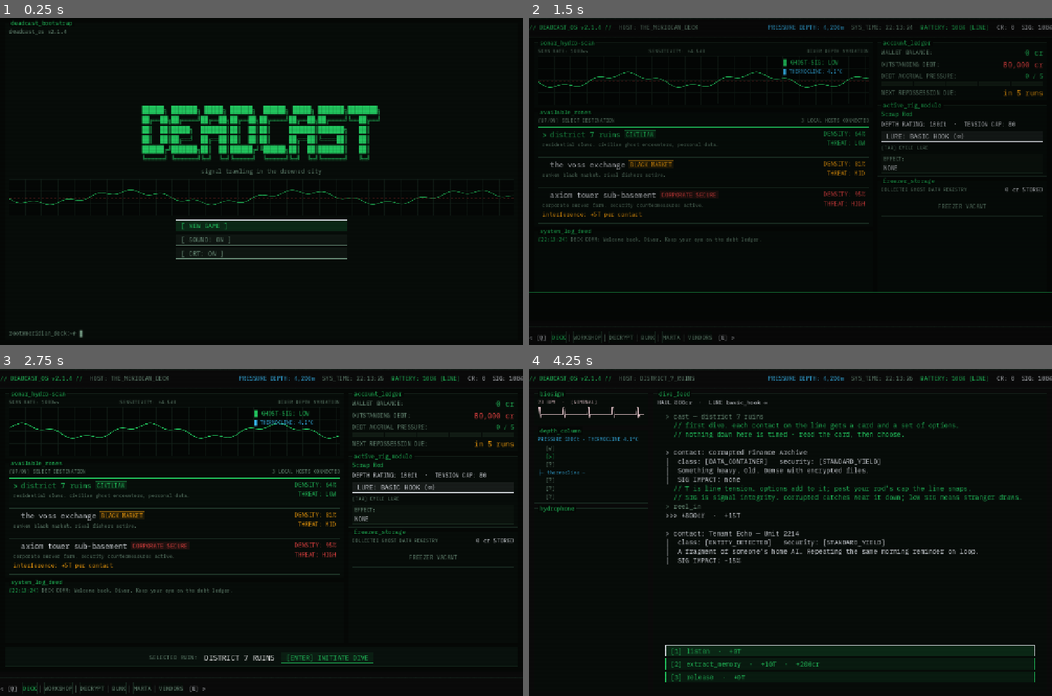
Above: before the commit, frames 1-4 (two rows, left to right).
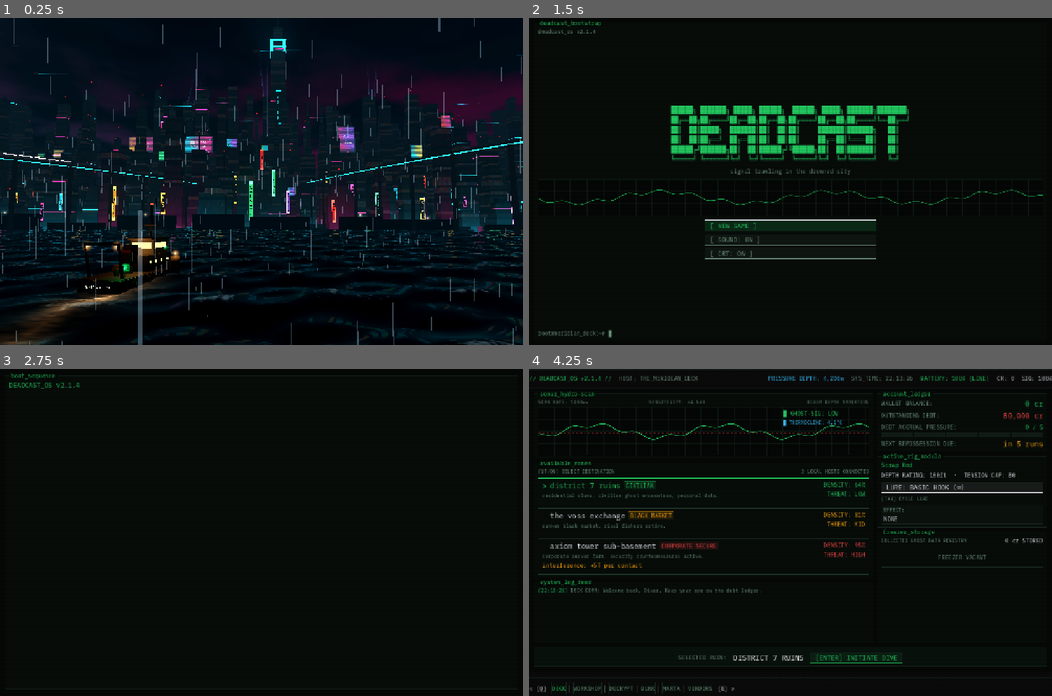
Above: after the commit, the same moments.

Repository: Teeohbee/deadcast
Game: Godot game, scene res://scenes/title_skyline/SkylineTitle.tscn
The game is run twice, just before and just after one commit, with the same random seed, the same clock (stepped at 60 frames per second) and the same inputs. Before the commit the project starts from res://scenes/title_screen/TitleScreen.tscn.
Inputs (mouse positions are in pixels of both pictures, inside the frame that each line leads up to):
- Up to frame 1 (0.25 s): no input
- Up to frame 2 (1.5 s): click (790, 227) at 0.5 s, where only the run before the commit has a clickable "[ NEW GAME ]"; tap Enter (ui_accept) at 1.25 s; move the mouse to (905, 165) at 1.27 s; hold Enter (ui_accept) from 1.28 s (still down); click (905, 165) at 1.42 s
- Up to frame 3 (2.75 s): release Enter (ui_accept) at 2 s; click (261, 578) at 2 s, where only the run after the commit has a clickable "[ NEW GAME ]"
- Up to frame 4 (4.25 s): click (858, 656) at 2.75 s, where only the run before the commit has a clickable "[ENTER] INITIATE DIVE"; click (848, 650) at 3.5 s, where only the run before the commit has a clickable "[1] reel_in · +15T · +800cr"

The runs differ from the first frame. In frame 1, 31% of the frame differs, in the area x 0-100%, y 0-100%; in frame 2, 12%; in frame 3, 7.4%; in frame 4, 11%.

Commit message:
feat: make the skyline the title screen
The game launches into the Sump in the rain with the DEADCAST wordmark
and tagline fading in over the city and a blinking device-aware PRESS
prompt. The camera sways slowly while it waits. A fades the title and
pushes the camera along a curve until the deck terminal's 16:9 screen
fills the frame, then goes to the terminal title. A during the push
skips straight there.

Diff:
--- a/project.godot
+++ b/project.godot
@@ -15,7 +15,7 @@
 [application]
 
 config/name="deadcast"
-run/main_scene="res://scenes/title_screen/TitleScreen.tscn"
+run/main_scene="res://scenes/title_skyline/SkylineTitle.tscn"
 config/features=PackedStringArray("4.7", "GL Compatibility")
 
 [autoload]
--- a/scenes/intro/MeridianBoat.gd
+++ b/scenes/intro/MeridianBoat.gd
@@ -12,6 +12,8 @@
 const TERMINAL_GREEN := Color(0.13, 0.9, 0.4)
 const NAV_RED := Color(1.0, 0.1, 0.08)
 const NAV_GREEN := Color(0.1, 1.0, 0.3)
+# 16:9 so a camera filling the frame with it matches the full-screen title.
+const SCREEN_SIZE := Vector2(1.0, 0.5625)
 const SIGN_FONT := preload("res://fonts/IBMPlexMono-Regular.otf")
 const TERMINAL_SCREEN_SHADER := preload("res://scenes/intro/terminal_screen.gdshader")
 
@@ -34,6 +36,9 @@
 
 func terminal_screen_position() -> Vector3:
 	return _terminal_screen.global_position
+
+func terminal_screen_transform() -> Transform3D:
+	return _terminal_screen.global_transform
 
 func _build_hull(hull_paint: Material, rust_band: Material, trim_paint: Material, dark_metal: Material) -> void:
 	# Main hull runs from the stern (z = +10) to where the bow starts (z = -7).
@@ -158,7 +163,7 @@
 	IntroBuild.add_box(head, Vector3(1.2, 0.85, 0.45), Vector3.ZERO, trim_paint)
 	IntroBuild.add_box(head, Vector3(1.3, 0.08, 0.7), Vector3(0, 0.48, 0.1), dark_metal)
 	var screen_quad := QuadMesh.new()
-	screen_quad.size = Vector2(1.0, 0.66)
+	screen_quad.size = SCREEN_SIZE
 	var screen_material := ShaderMaterial.new()
 	screen_material.shader = TERMINAL_SCREEN_SHADER
 	_terminal_screen = MeshInstance3D.new()
--- a/scenes/intro/SkylineShot.gd
+++ b/scenes/intro/SkylineShot.gd
@@ -1,16 +1,17 @@
 # scenes/intro/SkylineShot.gd
 # Drowned Skyline: the Sump at night in a storm, built from boxes and glowing
 # quads. Everything comes from a fixed seed so the city looks the same on
-# every launch. The Meridian rides the swell in the foreground, and the
-# camera drifts in towards the green terminal on its aft deck.
+# every launch. The Meridian rides the swell in the foreground. The camera
+# idles on the wide shot, then pushes in until the green terminal on the
+# aft deck fills the frame.
 class_name SkylineShot
 extends Node3D
 
-signal drift_finished
+signal push_finished
 
 const CITY_SEED := 7
-const DRIFT_SECONDS := 6.0
 const CAMERA_START := Vector3(16.0, 10.0, 26.0)
+const CAMERA_FOV := 52.0
 const CITY_LOOK_TARGET := Vector3(0.0, 80.0, -600.0)
 const MERIDIAN_POSITION := Vector3(-6.0, 0.0, -32.0)
 const MERIDIAN_HEADING_DEGREES := -14.0
@@ -61,8 +62,9 @@
 var _beams: Array[Dictionary] = []
 var _blinkers: Array[MeshInstance3D] = []
 var _elapsed := 0.0
-var _camera_end := Vector3.ZERO
-var _terminal_target := Vector3.ZERO
+# 0 while idling on the wide shot, rising to 1 as the camera reaches the screen.
+var _push_progress := 0.0
+var _push_from := Transform3D.IDENTITY
 
 func _ready() -> void:
 	_random.seed = CITY_SEED
@@ -89,16 +91,22 @@
 	_build_rain()
 	_build_camera()
 
-func start_drift() -> void:
+func push_to_terminal(seconds: float) -> void:
+	_push_from = camera.global_transform
 	var tween := create_tween()
 	tween.set_trans(Tween.TRANS_SINE).set_ease(Tween.EASE_IN_OUT)
-	tween.tween_method(_move_along_drift, 0.0, 1.0, DRIFT_SECONDS)
-	tween.tween_callback(drift_finished.emit)
+	tween.tween_method(set_push_progress, 0.0, 1.0, seconds)
+	tween.tween_callback(push_finished.emit)
+
+func set_push_progress(progress: float) -> void:
+	_push_progress = progress
+	_place_camera()
 
 func _process(delta: float) -> void:
 	_elapsed += delta
 	_water_material.set_shader_parameter("wave_time", _elapsed)
 	_ride_the_swell()
+	_place_camera()
 	meridian.radar.rotation.y += delta * 1.8
 	for car in _flying_cars:
 		var node: Node3D = car.node
@@ -594,21 +602,49 @@
 
 func _build_camera() -> void:
 	camera = Camera3D.new()
-	camera.fov = 52.0
+	camera.fov = CAMERA_FOV
+	camera.near = 0.05
 	camera.far = 3000.0
 	add_child(camera)
 	camera.make_current()
-	# The drift ends off the starboard quarter, looking down at the deck terminal.
-	_terminal_target = meridian.terminal_screen_position()
+	_place_camera()
+	_push_from = camera.global_transform
+
+func _place_camera() -> void:
+	if _push_progress <= 0.0:
+		_place_idle_camera()
+	else:
+		_place_pushing_camera(_push_progress)
+
+# A slow sway over the water so the title never looks frozen.
+func _place_idle_camera() -> void:
+	camera.position = CAMERA_START + Vector3(sin(_elapsed * 0.05) * 4.0, sin(_elapsed * 0.09) * 0.8, cos(_elapsed * 0.05) * 2.0 - 2.0)
+	camera.look_at(CITY_LOOK_TARGET + Vector3(sin(_elapsed * 0.04) * 20.0, 0.0, 0.0))
+
+# Curve from wherever the idle camera was, past the starboard quarter, to
+# square in front of the screen. The end point follows the boat as it rolls,
+# so the screen lands exactly filling the frame.
+func _place_pushing_camera(progress: float) -> void:
+	var screen := meridian.terminal_screen_transform()
+	var screen_normal := screen.basis.z.normalized()
+	var end_origin := screen.origin + screen_normal * screen_fill_distance()
 	var anchor_basis: Basis = (meridian.get_parent() as Node3D).global_transform.basis
-	_camera_end = _terminal_target + anchor_basis.z * 5.0 + anchor_basis.x * 6.5 + Vector3(0.0, 2.6, 0.0)
-	_move_along_drift(0.0)
-
-# Start wide on the city across the water, end close on the deck terminal.
-func _move_along_drift(progress: float) -> void:
-	camera.position = CAMERA_START.lerp(_camera_end, progress)
-	var target := CITY_LOOK_TARGET.lerp(_terminal_target, smoothstep(0.3, 1.0, progress))
-	camera.look_at(target)
+	var waypoint := screen.origin + anchor_basis.z * 5.0 + anchor_basis.x * 6.5 + Vector3(0.0, 2.6, 0.0)
+	var start_origin := _push_from.origin
+	var along := 1.0 - progress
+	camera.global_position = start_origin * along * along + waypoint * 2.0 * along * progress + end_origin * progress * progress
+	# Turn from the city to the screen early, then square up to it at the end.
+	var start_rotation := _push_from.basis.get_rotation_quaternion()
+	var facing_screen := Basis.looking_at(screen.origin - camera.global_position, Vector3.UP).get_rotation_quaternion()
+	var square_on := screen.basis.orthonormalized().get_rotation_quaternion()
+	var rotation := start_rotation.slerp(facing_screen, smoothstep(0.0, 0.5, progress))
+	rotation = rotation.slerp(square_on, smoothstep(0.65, 1.0, progress))
+	camera.global_basis = Basis(rotation)
+
+# How far in front of the screen the camera sits for the screen to fill it.
+func screen_fill_distance() -> float:
+	var half_height := MeridianBoat.SCREEN_SIZE.y * 0.5
+	return half_height / tan(deg_to_rad(CAMERA_FOV * 0.5))
 
 # ------------------------------------------------------------------ materials
 
--- /dev/null
+++ b/scenes/title_skyline/SkylineTitle.gd
@@ -0,0 +1,141 @@
+# scenes/title_skyline/SkylineTitle.gd
+# The title screen: the Sump in the rain, the Meridian riding the swell, and
+# the wordmark fading in over the city to music. A fades the title and pushes
+# the camera into the terminal on the Meridian's deck, landing on the
+# terminal title (CONTINUE / NEW GAME). A again during the push skips it.
+class_name SkylineTitle
+extends Node
+
+enum State { FADING_IN, WAITING, PUSHING, LEAVING }
+
+const TERMINAL_TITLE := "res://scenes/title_screen/TitleScreen.tscn"
+const SKYLINE_SHOT := preload("res://scenes/intro/SkylineShot.tscn")
+const TERMINAL_TITLE_SCRIPT := preload("res://scenes/title_screen/TitleScreen.gd")
+
+const TITLE_DELAY_SECONDS := 1.2
+const TITLE_FADE_IN_SECONDS := 2.5
+const TITLE_FADE_OUT_SECONDS := 0.5
+const PUSH_SECONDS := 3.5
+const WORDMARK_FONT_SIZE := 22
+const PROMPT_BLINK_SECONDS := 1.1
+
+var state: State = State.FADING_IN
+var shot: SkylineShot
+var overlay: Control
+var wordmark_label: Label
+var tagline_label: Label
+var prompt_label: Label
+# Swapped out in tests so they can see where the title would go.
+var change_scene: Callable = func(path: String) -> void: get_tree().change_scene_to_file(path)
+
+var _title_tween: Tween
+
+func _ready() -> void:
+	shot = SKYLINE_SHOT.instantiate()
+	add_child(shot)
+	shot.push_finished.connect(_on_push_finished)
+	_build_overlay()
+	if not Input.get_connected_joypads().is_empty():
+		InputGlyphs.mode = InputGlyphs.Mode.PAD
+	InputGlyphs.device_changed.connect(func(_mode: int) -> void: refresh_prompt())
+	refresh_prompt()
+	Audio.set_ambience("title")
+	_fade_title_in()
+
+func refresh_prompt() -> void:
+	prompt_label.text = "PRESS %s" % InputGlyphs.glyph("accept")
+
+func _unhandled_input(event: InputEvent) -> void:
+	if not event.is_action_pressed("ui_accept"):
+		return
+	get_viewport().set_input_as_handled()
+	match state:
+		State.FADING_IN, State.WAITING:
+			_start_push()
+		State.PUSHING:
+			_leave()
+
+func _start_push() -> void:
+	state = State.PUSHING
+	if _title_tween:
+		_title_tween.kill()
+	_title_tween = create_tween()
+	_title_tween.tween_property(overlay, "modulate:a", 0.0, TITLE_FADE_OUT_SECONDS)
+	shot.push_to_terminal(PUSH_SECONDS)
+
+func _on_push_finished() -> void:
+	_leave()
+
+func _leave() -> void:
+	if state == State.LEAVING:
+		return
+	state = State.LEAVING
+	change_scene.call(TERMINAL_TITLE)
+
+func _fade_title_in() -> void:
+	overlay.modulate.a = 0.0
+	_title_tween = create_tween()
+	_title_tween.tween_interval(TITLE_DELAY_SECONDS)
+	_title_tween.tween_property(overlay, "modulate:a", 1.0, TITLE_FADE_IN_SECONDS)
+	_title_tween.tween_callback(_on_title_shown)
+
+func _on_title_shown() -> void:
+	if state == State.FADING_IN:
+		state = State.WAITING
+
+# Wordmark and tagline in the upper sky, the prompt low over the water.
+func _build_overlay() -> void:
+	var layer := CanvasLayer.new()
+	add_child(layer)
+	overlay = Control.new()
+	overlay.name = "TitleOverlay"
+	overlay.theme = DeckStyle.get_theme()
+	overlay.set_anchors_preset(Control.PRESET_FULL_RECT)
+	overlay.mouse_filter = Control.MOUSE_FILTER_IGNORE
+	layer.add_child(overlay)
+
+	var title_column := VBoxContainer.new()
+	title_column.set_anchors_preset(Control.PRESET_CENTER_TOP)
+	title_column.anchor_left = 0.0
+	title_column.anchor_right = 1.0
+	title_column.offset_top = 70.0
+	title_column.add_theme_constant_override("separation", 14)
+	overlay.add_child(title_column)
+
+	wordmark_label = Label.new()
+	wordmark_label.text = TERMINAL_TITLE_SCRIPT.WORDMARK
+	# Left-aligned lines, centred block, or the letters shear.
+	wordmark_label.horizontal_alignment = HORIZONTAL_ALIGNMENT_LEFT
+	wordmark_label.size_flags_horizontal = Control.SIZE_SHRINK_CENTER
+	DeckStyle.apply_label(wordmark_label, DeckStyle.GREEN, WORDMARK_FONT_SIZE)
+	_add_glow(wordmark_label, DeckStyle.GREEN)
+	title_column.add_child(wordmark_label)
+
+	tagline_label = Label.new()
+	tagline_label.text = TERMINAL_TITLE_SCRIPT.TAGLINE
+	tagline_label.horizontal_alignment = HORIZONTAL_ALIGNMENT_CENTER
+	DeckStyle.apply_label(tagline_label, DeckStyle.TEXT, DeckStyle.SIZE_BODY)
+	_add_glow(tagline_label, Color(0, 0, 0))
+	title_column.add_child(tagline_label)
+
+	prompt_label = Label.new()
+	prompt_label.set_anchors_preset(Control.PRESET_CENTER_BOTTOM)
+	prompt_label.anchor_left = 0.0
+	prompt_label.anchor_right = 1.0
+	prompt_label.offset_top = -90.0
+	prompt_label.offset_bottom = -60.0
+	prompt_label.horizontal_alignment = HORIZONTAL_ALIGNMENT_CENTER
+	DeckStyle.apply_label(prompt_label, DeckStyle.GREEN, DeckStyle.SIZE_BODY + 4)
+	_add_glow(prompt_label, Color(0, 0, 0))
+	overlay.add_child(prompt_label)
+	var blink := create_tween().set_loops()
+	blink.tween_property(prompt_label, "modulate:a", 0.25, PROMPT_BLINK_SECONDS)
+	blink.tween_property(prompt_label, "modulate:a", 1.0, PROMPT_BLINK_SECONDS)
+
+# A soft shadow behind the text: a glow for the wordmark, and a dark halo
+# for smaller text so it reads against the neon.
+func _add_glow(label: Label, colour: Color) -> void:
+	label.add_theme_color_override("font_shadow_color", Color(colour, 0.45))
+	label.add_theme_constant_override("shadow_offset_x", 0)
+	label.add_theme_constant_override("shadow_offset_y", 0)
+	label.add_theme_constant_override("shadow_outline_size", 10)
--- /dev/null
+++ b/scenes/title_skyline/SkylineTitle.tscn
@@ -0,0 +1,6 @@
+[gd_scene load_steps=2 format=3]
+
+[ext_resource type="Script" path="res://scenes/title_skyline/SkylineTitle.gd" id="1_title"]
+
+[node name="SkylineTitle" type="Node"]
+script = ExtResource("1_title")
--- /dev/null
+++ b/tests/test_skyline_title.gd
@@ -0,0 +1,84 @@
+extends GutTest
+
+# The skyline title: the city in the rain, the wordmark over it, and A to
+# push in to the terminal. These tests check the flow, not the look.
+
+const SCENE := preload("res://scenes/title_skyline/SkylineTitle.tscn")
+const TERMINAL_TITLE := "res://scenes/title_screen/TitleScreen.tscn"
+
+var _requested_scenes: Array[String] = []
+var _previous_glyph_mode: int
+
+func before_each() -> void:
+	_requested_scenes.clear()
+	_previous_glyph_mode = InputGlyphs.mode
+
+func after_each() -> void:
+	InputGlyphs.mode = _previous_glyph_mode
+	Audio.set_ambience("hub")
+
+func _make() -> SkylineTitle:
+	var title: SkylineTitle = SCENE.instantiate()
+	title.change_scene = func(path: String) -> void: _requested_scenes.append(path)
+	add_child_autofree(title)
+	return title
+
+func _press_accept(title: SkylineTitle) -> void:
+	var press := InputEventAction.new()
+	press.action = "ui_accept"
+	press.pressed = true
+	title._unhandled_input(press)
+
+func test_game_launches_into_the_skyline_title() -> void:
+	assert_eq(ProjectSettings.get_setting("application/run/main_scene"), "res://scenes/title_skyline/SkylineTitle.tscn")
+
+func test_title_starts_hidden_and_fades_in() -> void:
+	var title := _make()
+	assert_eq(title.state, SkylineTitle.State.FADING_IN)
+	assert_almost_eq(title.overlay.modulate.a, 0.0, 0.01)
+
+func test_title_shows_the_wordmark_and_tagline() -> void:
+	var title := _make()
+	assert_string_contains(title.wordmark_label.text, "██████╗")
+	assert_eq(title.tagline_label.text, "signal trawling in the drowned city")
+
+func test_prompt_names_the_pad_button_on_a_pad() -> void:
+	InputGlyphs.mode = InputGlyphs.Mode.PAD
+	var title := _make()
+	assert_string_contains(title.prompt_label.text, "[A]")
+
+func test_prompt_names_the_key_on_a_keyboard() -> void:
+	InputGlyphs.mode = InputGlyphs.Mode.KEY
+	var title := _make()
+	title.refresh_prompt()
+	assert_string_contains(title.prompt_label.text, "[ENTER]")
+
+func test_accept_starts_the_push_without_leaving_yet() -> void:
+	var title := _make()
+	_press_accept(title)
+	assert_eq(title.state, SkylineTitle.State.PUSHING)
+	assert_eq(_requested_scenes, [])
+
+func test_accept_during_the_push_skips_to_the_terminal_title() -> void:
+	var title := _make()
+	_press_accept(title)
+	_press_accept(title)
+	assert_eq(_requested_scenes, [TERMINAL_TITLE])
+
+func test_finished_push_goes_to_the_terminal_title_once() -> void:
+	var title := _make()
+	_press_accept(title)
+	title.shot.push_finished.emit()
+	_press_accept(title)
+	assert_eq(_requested_scenes, [TERMINAL_TITLE])
+
+func test_push_ends_on_the_terminal_screen() -> void:
+	var title := _make()
+	title.shot.set_push_progress(1.0)
+	var to_screen := title.shot.meridian.terminal_screen_position() - title.shot.camera.global_position
+	var looking := -title.shot.camera.global_transform.basis.z
+	assert_gt(looking.normalized().dot(to_screen.normalized()), 0.99, "camera should look at the screen")
+
+func test_title_plays_the_title_music() -> void:
+	_make()
+	assert_eq(Audio.current_ambience, "title")
Not shown, added: scenes/title_skyline/SkylineTitle.gd.uid
Not shown, added: tests/test_skyline_title.gd.uid
